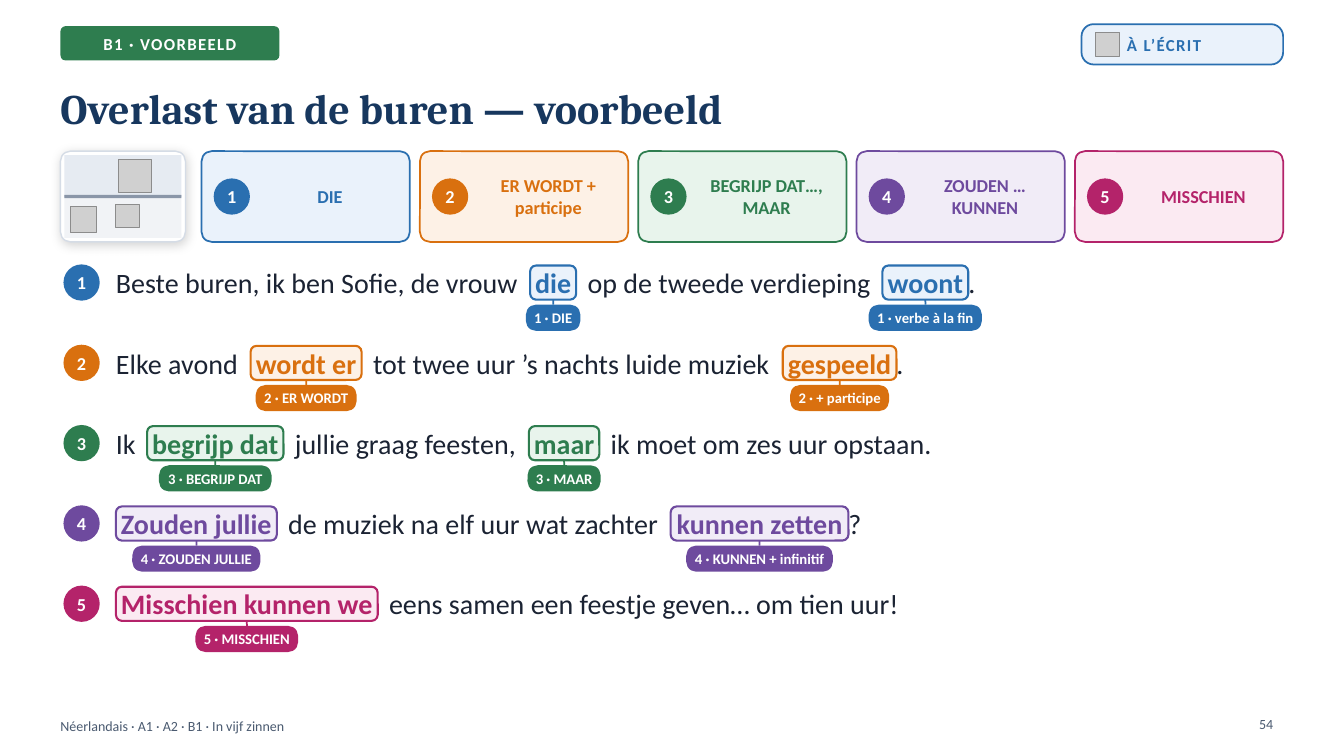
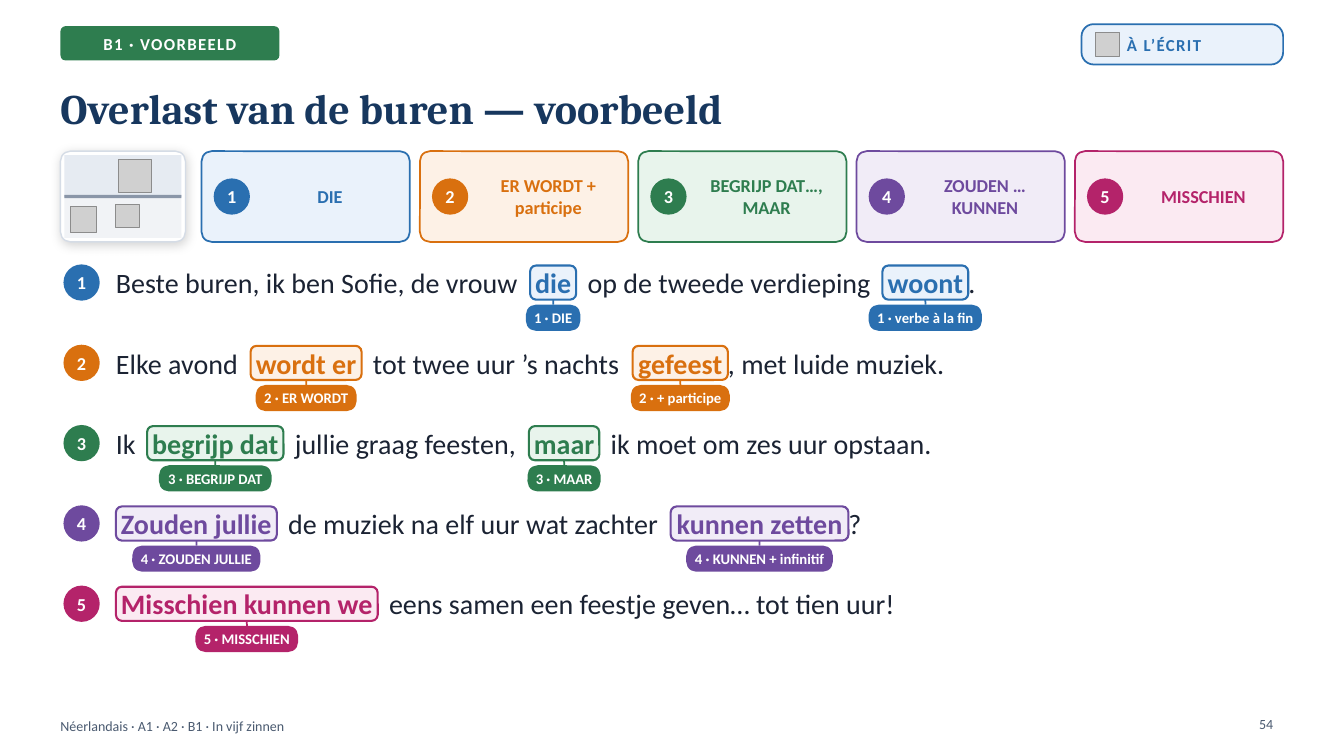
Before and after one commit to ajouniaux/talenleren, a slide deck: slide 54 of neerlandais1/powerpoints/In_vijf_zinnen_A1_A2_B1.pptx. Drawn at 1344x756 pixels with LibreOffice and Linux fonts; fonts in the diff are those of the drawing; grey boxes stand for pictures; background and template pictures are left out. Boxes give left, top, right and bottom in pixels: in the first picture for what was removed or moved away, otherwise in the second. Text is boxed around its words. In the diff, an @@ line names an element or a change of style, - is before the commit and + after.

```diff
--- a/neerlandais1/powerpoints/In_vijf_zinnen_A1_A2_B1.pptx
+++ b/neerlandais1/powerpoints/In_vijf_zinnen_A1_A2_B1.pptx
@@ text at (373,354,619,375): text changed @@
-tot twee uur ’s nachts luide muziek
+tot twee uur ’s nachts
@@ rounded rectangle: place and size @@
-rounded rectangle at (783,346,897,380)
+rounded rectangle at (633,346,729,380)
@@ text at (638,354,722,380): text changed @@
-gespeeld
+gefeest
@@ text added at (741,354,944,375), 20 pt, text #1B2333 @@
+, met luide muziek.
@@ text removed at (896,345,919,382) @@
-.
@@ 1 text, 1 line, 1 rounded rectangle: place and size @@
-1 text, 1 line, 1 rounded rectangle at (790,380,889,411)
+1 text, 1 line, 1 rounded rectangle at (631,380,730,411)
@@ text at (389,594,894,619): text changed @@
-eens samen een feestje geven… om tien uur!
+eens samen een feestje geven… tot tien uur!
```
Also in this commit, not shown: 7 other slides changed, 5 other files.
